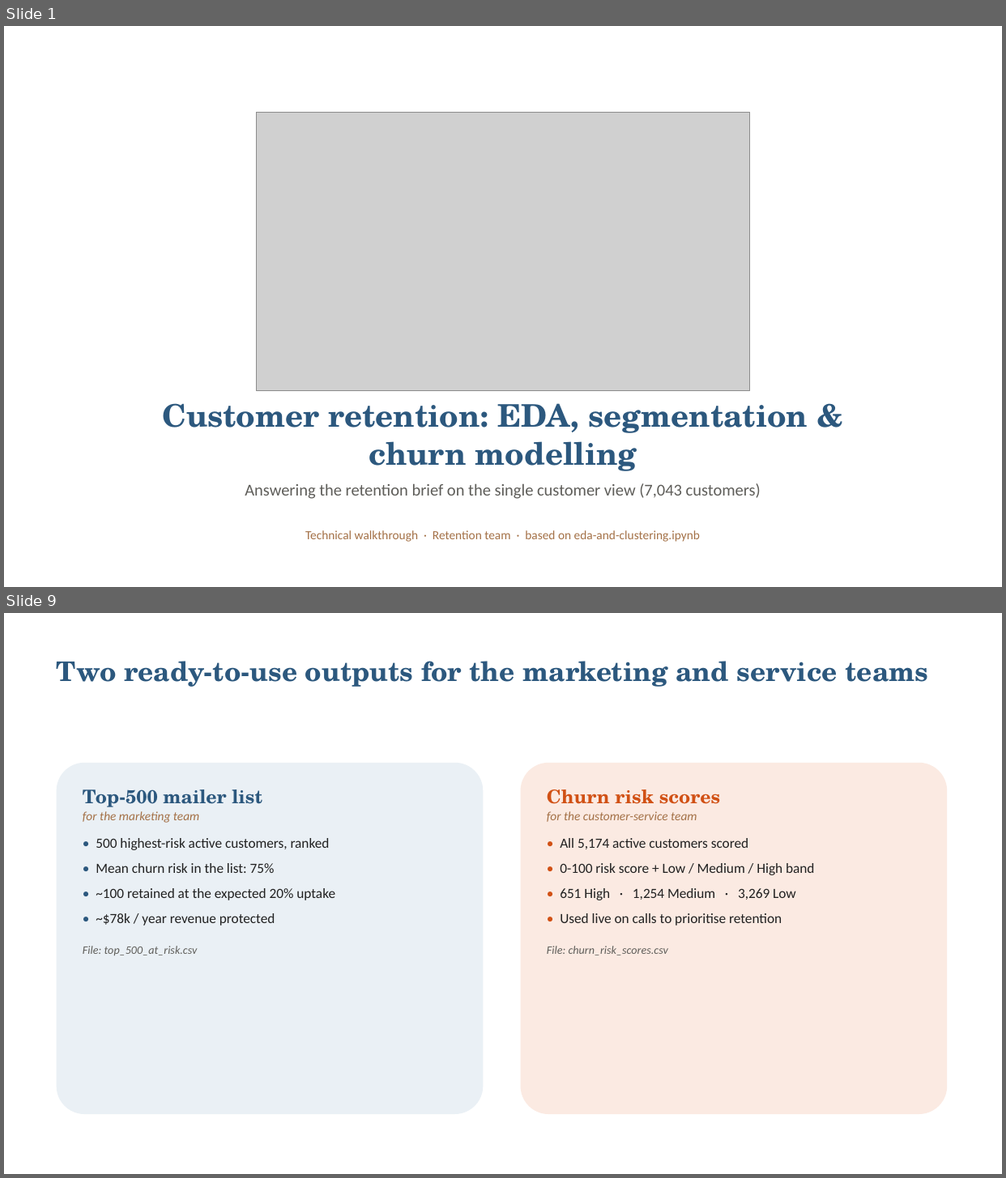
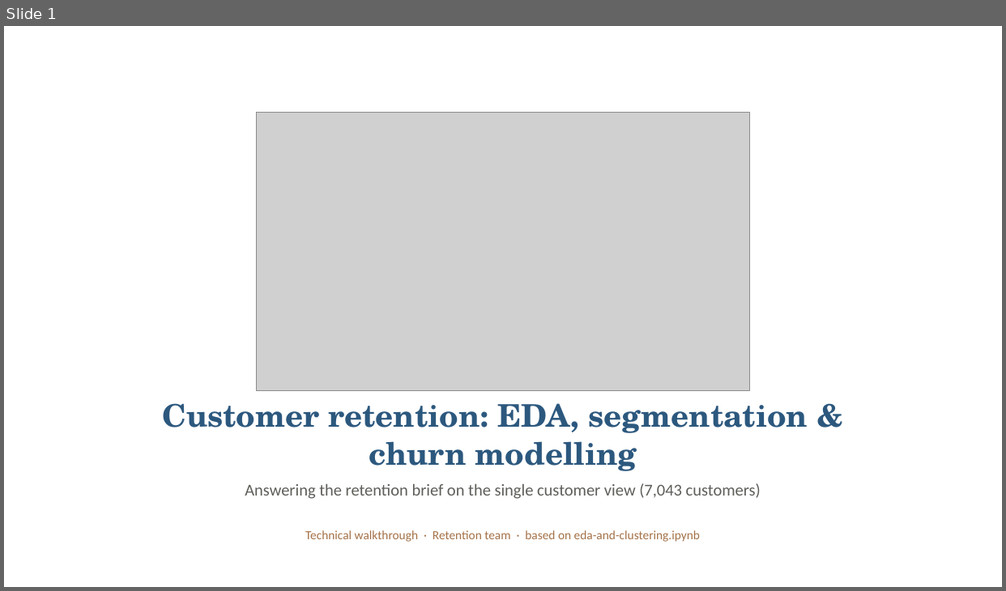
Before and after one commit to Sai-Bolla/SwanTeleco, a slide deck: Swan_Teleco_EDA_Clustering_Deck.pptx. Shown one above the other, each under a label of ours: slides 1 and 9 before the commit, slide 1 after it; the slides between them are not shown. The pictures are 1006x1178 and 1006x591 pixels, drawn with LibreOffice and Linux fonts; fonts in the diff are those of the drawing; grey boxes stand for pictures. Boxes give left, top, right and bottom in pixels: in the first picture for what was removed or moved away, otherwise in the second. Text is boxed around its words. In the diff, an @@ line names an element or a change of style, - is before the commit and + after.

```diff
--- a/Swan_Teleco_EDA_Clustering_Deck.pptx
+++ b/Swan_Teleco_EDA_Clustering_Deck.pptx
@@ slide 9 removed at [4, 613, 1002, 1174], background #FFFFFF @@
@@ text removed at [57, 661, 928, 687] @@
-Two ready-to-use outputs for the marketing and service teams
@@ rounded rectangle removed at [57, 763, 484, 1114] @@
@@ rounded rectangle removed at [521, 763, 948, 1114] @@
@@ text removed at [83, 790, 335, 956] @@
-Top-500 mailer list
-for the marketing team
-• 500 highest-risk active customers, ranked
-• Mean churn risk in the list: 75%
-• ~100 retained at the expected 20% uptake
-• ~$78k / year revenue protected
-File: top_500_at_risk.csv
@@ text removed at [547, 790, 814, 956] @@
-Churn risk scores
-for the customer-service team
-• All 5,174 active customers scored
-• 0-100 risk score + Low / Medium / High band
-• 651 High · 1,254 Medium · 3,269 Low
-• Used live on calls to prioritise retention
-File: churn_risk_scores.csv
```
Also in this commit, not shown: 7 slides changed, 15 slides added, 1 other slide removed, 3 other files.
